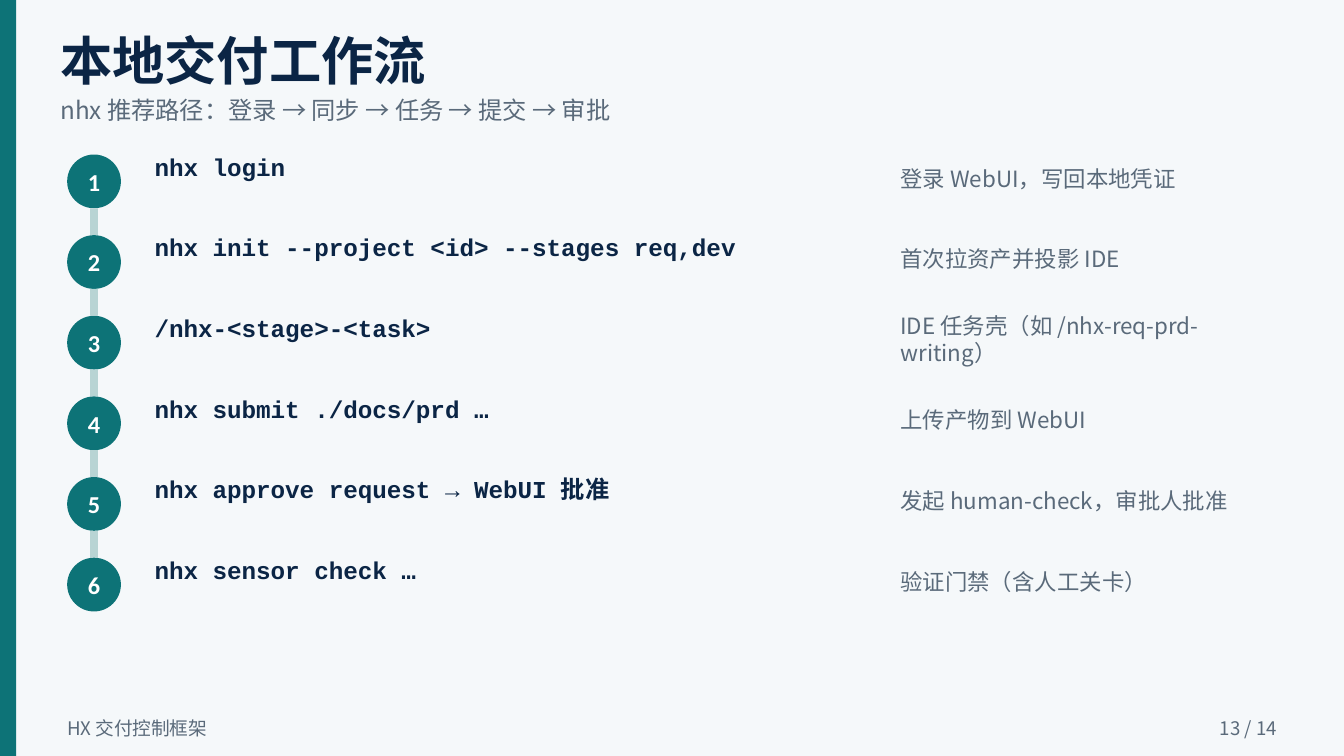
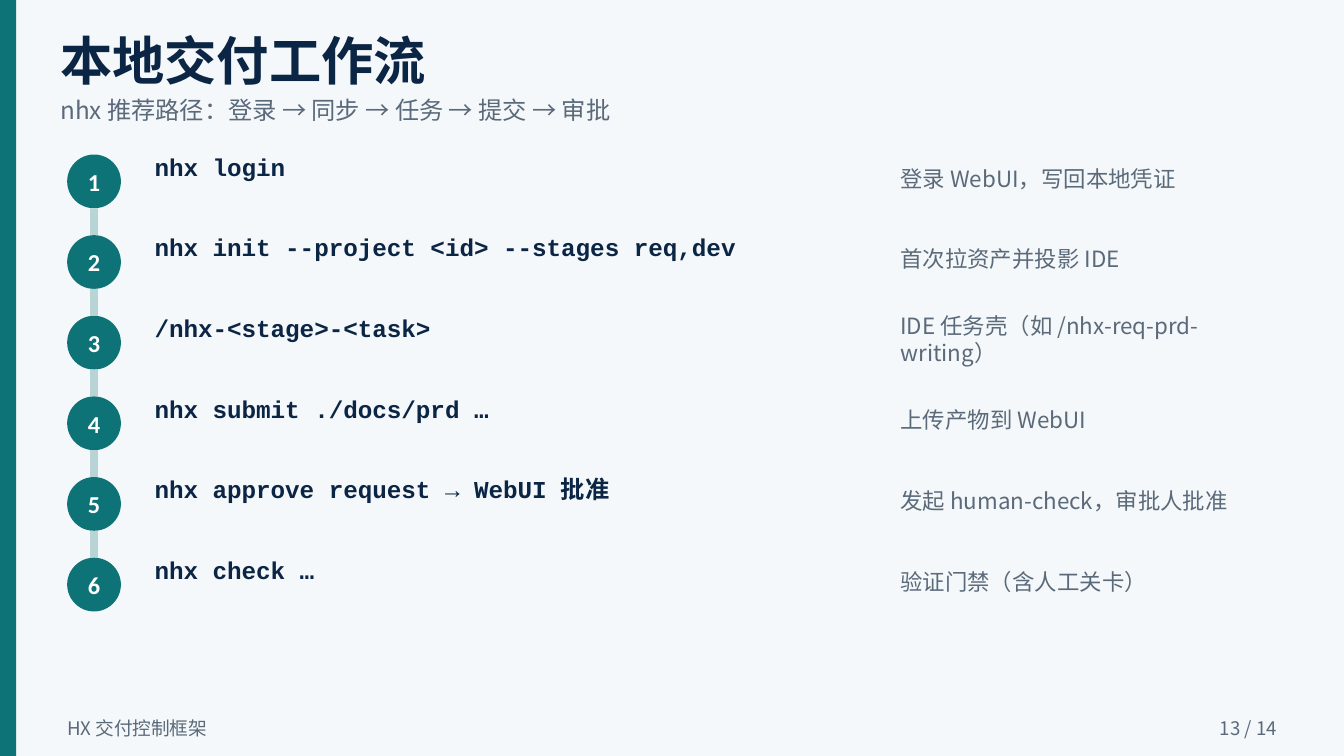
Before and after one commit to llm-insights-share/hx-lite, a slide deck: slide 13 of docs/HX应用介绍.pptx. Drawn at 1344x756 pixels with LibreOffice and Linux fonts; fonts in the diff are those of the drawing. Boxes give left, top, right and bottom in pixels: in the first picture for what was removed or moved away, otherwise in the second. Text is boxed around its words. In the diff, an @@ line names an element or a change of style, - is before the commit and + after.

Commit message:
release: hx-lite v1.02 — Template package/docx delivery & Check terminology
Propagate Guide template packages (incl. .docx) through export, sync, and
shell path layout; align gates/docs/PPTX to Check wording and nhx check.

```diff
--- a/docs/HX应用介绍.pptx
+++ b/docs/HX应用介绍.pptx
@@ text at bbox=[155, 561, 286, 580]: text changed @@
-nhx sensor check …
+nhx check …
```
Also in this commit, not shown: 11 other slides changed, 35 other files.
